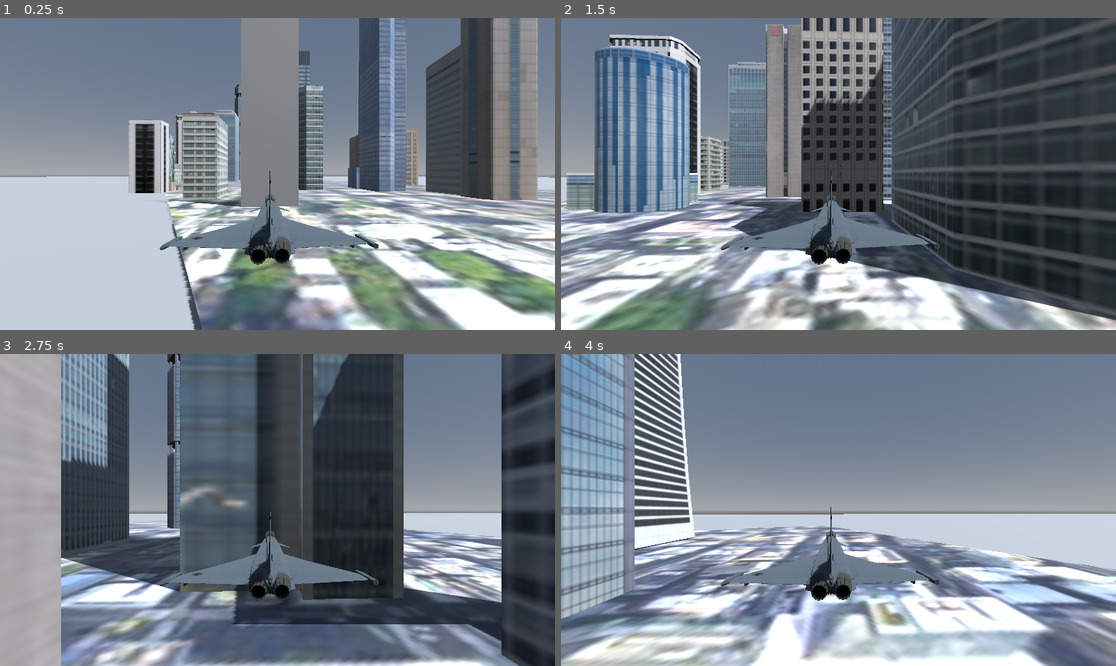
Above: before the commit, frames 1-4 (two rows, left to right).
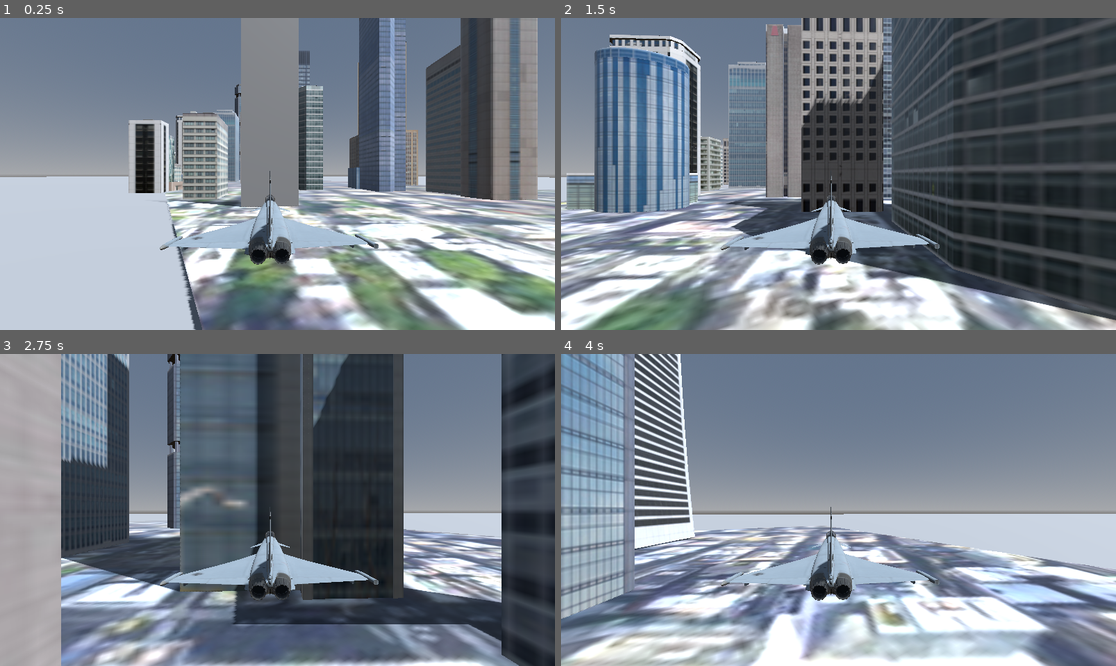
Above: after the commit, the same moments.

Repository: fmanriquedelara/Planes
Game: Godot game, scene res://Flight.tscn
Same seed, same stepped clock (60 frames per second), same inputs: the game is played once before the commit and once after it.
Inputs:
- Up to frame 1 (0.25 s): no input
- Up to frame 2 (1.5 s): no input
- Up to frame 3 (2.75 s): no input
- Up to frame 4 (4 s): no input

The runs differ from the first frame. In frame 1, 2.4% of the frame differs, in the area x 28-69%, y 48-79%; in frame 2, 2.4%; in frame 3, 2.4%; in frame 4, 2.4%.

Commit message:
Fix textures

Diff:
--- a/Godot/Plane.gd
+++ b/Godot/Plane.gd
@@ -51,17 +51,20 @@
 	print("NORMAL: ", original.normal_texture)
 	print("AO: ", original.ao_texture)
 	print("EMISSION: ", original.emission_enabled)
-
+	print("specular: ", original.metallic_specular)
+	print("normal_scale: ", original.normal_scale)
+	print("metallic_texture: ", original.metallic_texture)
+	print("roughness_texture: ", original.roughness_texture)
 
 	shader.code = """
 shader_type spatial;
 
 uniform sampler2D albedo_texture : source_color;
 uniform sampler2D normal_texture;
+uniform sampler2D metallic_roughness_texture;
 
 uniform float tip_deformationL = 0.0;
 uniform float tip_deformationR = 0.0;
-
 
 void vertex() {
 
@@ -79,19 +82,23 @@
 	}
 }
 
-
 void fragment() {
 
 	// Albedo
 	ALBEDO = texture(albedo_texture, UV).rgb;
 
-	// PBR
-	METALLIC = 1.0;
-	ROUGHNESS = 1.0;
+	// Metallic + Roughness
+	vec4 mr = texture(metallic_roughness_texture, UV);
+
+	METALLIC = mr.b;
+	ROUGHNESS = mr.g;
+
+	// Specular
+	SPECULAR = 0.5;
 
 	// Normal map
-
-
+	NORMAL_MAP = texture(normal_texture, UV).rgb;
+	NORMAL_MAP_DEPTH = 1.0;
 }
 
 """
@@ -108,6 +115,11 @@
 	wing_material.set_shader_parameter(
 		"normal_texture",
 		original.normal_texture
+	)
+
+	wing_material.set_shader_parameter(
+		"metallic_roughness_texture",
+		original.metallic_texture
 	)
 
 	# Asignar el shader
@@ -181,8 +193,8 @@
 	# Enviar deformación al shader
 	# ------------------------------------
 
-	var tip_deformationL_0 = (Flift - MRoll) / 1000.0
-	var tip_deformationR_0 = (Flift + MRoll) / 1000.0
+	var tip_deformationL_0 = (Flift - MRoll) / 500.0
+	var tip_deformationR_0 = (Flift + MRoll) / 500.0
 
 
 
